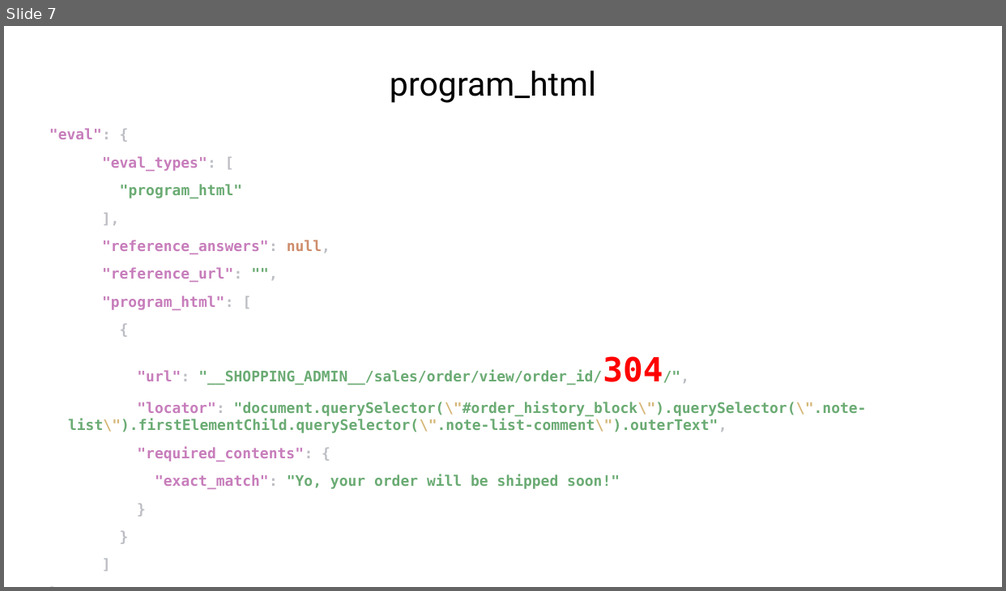
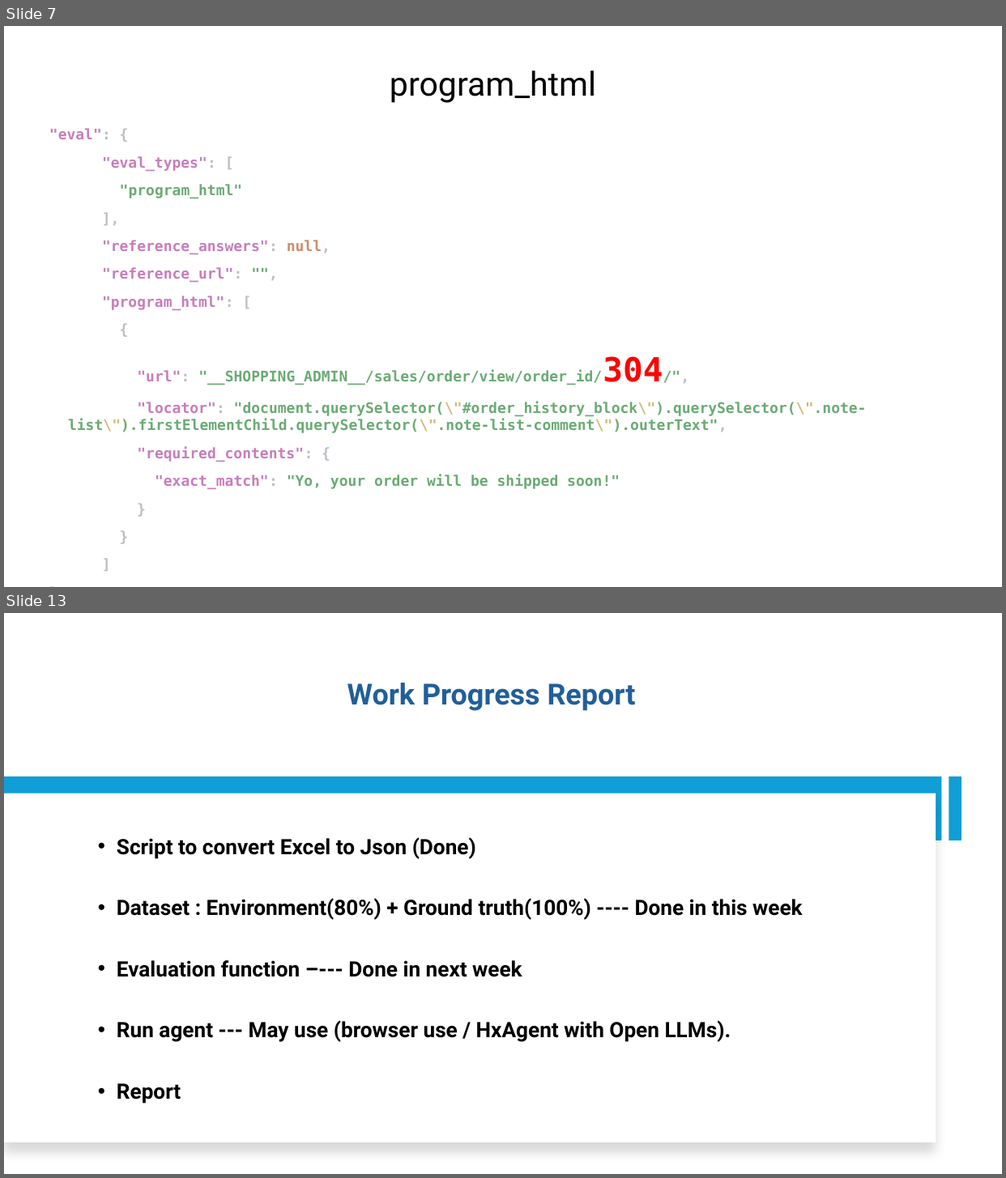
Before and after one commit to nguyennguyen6bk/web-space, a slide deck: Report.pptx. Shown one above the other, each under a label of ours: slide 7 before the commit, slides 7 and 13 after it; the slides between them are not shown. The pictures are 1006x591 and 1006x1178 pixels, drawn with LibreOffice and Linux fonts; fonts in the diff are those of the drawing. Boxes give left, top, right and bottom in pixels: in the first picture for what was removed or moved away, otherwise in the second. Text is boxed around its words. In the diff, an @@ line names an element or a change of style, - is before the commit and + after.

```diff
--- a/Report.pptx
+++ b/Report.pptx
@@ slide 13 added at box(4, 613, 1002, 1174), background #FFFFFF @@
@@ title added at box(347, 683, 636, 711), 28 pt, text #215F9A, bold @@
+Work Progress Report
@@ rectangle added at box(4, 777, 942, 841), fill #0F9ED5 @@
@@ rectangle added at box(948, 777, 961, 841), fill #0F9ED5 @@
@@ rectangle added at box(4, 794, 936, 1143), fill #FFFFFF @@
@@ text added at box(117, 837, 802, 1104), 20.4 pt, text #000000, bold @@
+• Script to convert Excel to Json (Done)
+• Dataset : Environment(80%) + Ground truth(100%) ---- Done in this week
+• Evaluation function –--- Done in next week
+• Run agent --- May use (browser use / HxAgent with Open LLMs).
+• Report
```
Also in this commit, not shown: 1 slide changed, 6 other slides added, 36 other files.
